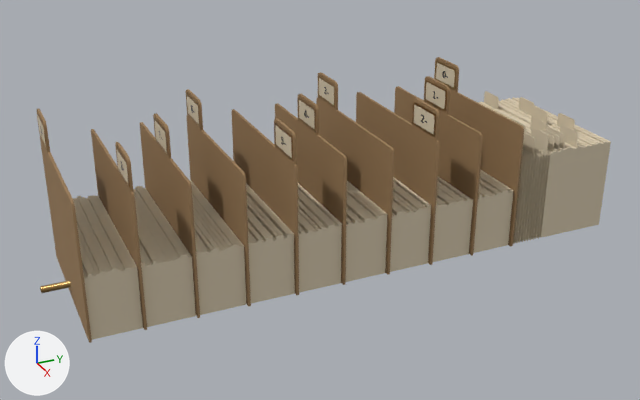
The glTF model game/assets/models/catalogue_tray.glb, before and after one commit.
Camera for both pictures: a 50 mm lens placed at (0.572, -0.224, 0.325), pointed at (0.007, 0.03, 0.042). The axes (+X, +Y, +Z) are drawn at lower left. The lights are the same throughout. The picture after the commit comes second. Vertices at exactly the same position are counted once.

The scene before the commit, as lines of its bpy script (objects in view):
```python
ob_cards_filler = bpy.data.objects.new('cards_filler', me_cards_filler)
ob_cards_filler.location = (0.0, 0.0, 0.0)
ob_ia_divider_0 = bpy.data.objects.new('IA_divider_0', me_ia_divider_0)
ob_ia_divider_0.location = (0.0, 0.17, 0.0)
ob_ia_divider_1 = bpy.data.objects.new('IA_divider_1', me_ia_divider_1)
ob_ia_divider_1.location = (0.0, 0.1333, 0.0)
ob_ia_divider_2 = bpy.data.objects.new('IA_divider_2', me_ia_divider_2)
ob_ia_divider_2.location = (0.0, 0.0967, 0.0)
ob_ia_divider_3 = bpy.data.objects.new('IA_divider_3', me_ia_divider_3)
ob_ia_divider_3.location = (0.0, 0.06, 0.0)
ob_ia_divider_4 = bpy.data.objects.new('IA_divider_4', me_ia_divider_4)
ob_ia_divider_4.location = (0.0, 0.0233, 0.0)
ob_ia_divider_5 = bpy.data.objects.new('IA_divider_5', me_ia_divider_5)
ob_ia_divider_5.location = (0.0, -0.0133, 0.0)
ob_ia_divider_6 = bpy.data.objects.new('IA_divider_6', me_ia_divider_6)
ob_ia_divider_6.location = (0.0, -0.05, 0.0)
ob_ia_divider_8 = bpy.data.objects.new('IA_divider_8', me_ia_divider_8)
ob_ia_divider_8.location = (0.0, -0.1233, 0.0)
# also in view: 'IA_divider_9' at (0.0, -0.16, 0.061); 'IA_divider_7' at (0.0, -0.087, 0.061)
```
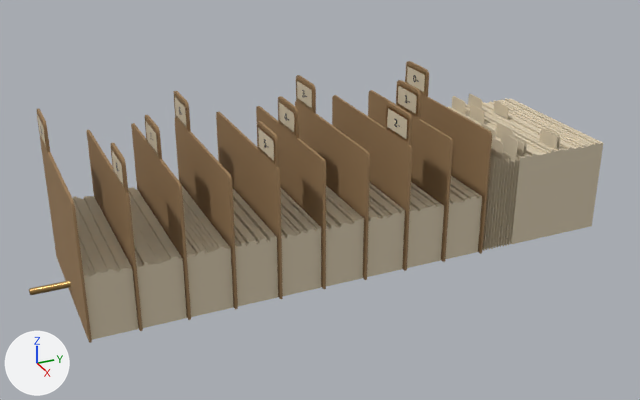
What differs and where, as boxes (x1, y1, x2, y2) in the pictures (640 x 400 px; the box of a moved part takes in the faces that stretch with it):
'cards_filler', reshaped
    before: (73, 91, 611, 340)
    after: (73, 94, 603, 340)
'IA_divider_2', moved
    before: (356, 92, 440, 265)
    after: (332, 95, 412, 271)
'IA_divider_3', moved
    before: (316, 72, 394, 275)
    after: (295, 75, 370, 280)
'IA_divider_0', moved
    before: (434, 57, 524, 246)
    after: (405, 61, 492, 254)
'IA_divider_1', moved
    before: (394, 76, 483, 256)
    after: (368, 80, 453, 262)
'IA_divider_5', moved
    before: (231, 109, 299, 295)
    after: (216, 112, 283, 299)
'IA_divider_4', moved
    before: (275, 94, 347, 285)
    after: (256, 96, 326, 289)
'IA_divider_6', moved
    before: (186, 89, 251, 307)
    after: (174, 91, 238, 309)
'IA_divider_7', moved
    before: (140, 113, 200, 318)
    after: (131, 115, 191, 320)
'IA_divider_8', moved
    before: (91, 129, 147, 330)
    after: (87, 130, 143, 331)
part 1 of me_cards_filler, moved or reshaped
    before: (519, 97, 535, 115)
    after: (493, 101, 509, 120)
part 2 of me_cards_filler, moved or reshaped
    before: (539, 130, 555, 151)
    after: (540, 128, 558, 150)
part 3 of me_cards_filler, moved or reshaped
    before: (484, 91, 499, 110)
    after: (468, 94, 482, 110)
part 4 of me_cards_filler, moved or reshaped
    before: (531, 106, 548, 123)
    after: (470, 105, 484, 124)
part 5 of me_cards_filler, moved or reshaped
    before: (530, 117, 548, 131)
    after: (452, 96, 466, 115)
part 6 of me_cards_filler, moved or reshaped
    before: (548, 127, 565, 149)
    after: (496, 123, 513, 139)
part 7 of me_cards_filler, moved or reshaped
    before: (560, 125, 578, 147)
    after: (510, 134, 527, 155)
part 8 of me_cards_filler, moved or reshaped
    before: (557, 113, 575, 130)
    after: (508, 135, 524, 157)
part 9 of me_cards_filler, rebuilt
    before: (390, 177, 431, 272)
    after: (407, 182, 444, 268)
part 10 of me_cards_filler, rebuilt (9% narrower)
    before: (189, 180, 246, 315)
    after: (182, 186, 234, 317)
part 11 of me_cards_filler, added (beige)
    after: (367, 183, 405, 277)
part 12 of me_cards_filler, moved or reshaped
    before: (74, 97, 611, 327)
    after: (73, 99, 603, 330)

The change, as a list of edits to the scene's bpy script:
```text
Change me_cards_filler:
    used by ob_cards_filler; location = (0.0, 0.0, 0.0)
    remove me_cards_filler.from_pydata(...)  # 752 vertices, 1428 faces; spans x -0.062..0.062, y -0.159..0.259, z 0.0..0.086
    add me_cards_filler.from_pydata(...)  # 748 vertices, 1420 faces; spans x -0.062..0.062, y -0.159..0.252, z 0.0..0.086
    me_cards_filler part 1: the loose piece of 16 vertices spanning x -0.036..-0.014, y 0.241, z 0.071..0.085 is moved by (0.0, -0.027, 0.0)
    me_cards_filler part 2: the loose piece of 16 vertices spanning x 0.04..0.06, y 0.204, z 0.071..0.085 is moved by (0.0, 0.003, 0.001)
    me_cards_filler part 3: the loose piece of 16 vertices spanning x -0.06..-0.04, y 0.221, z 0.072..0.086 is moved by (0.0, -0.017, 0.0)
    me_cards_filler part 4: the loose piece of 16 vertices spanning x -0.01..0.01, y 0.236, z 0.071..0.085 is moved by (-0.025, -0.046, 0.0)
    me_cards_filler part 5: the loose piece of 16 vertices spanning x 0.014..0.036, y 0.216, z 0.072..0.086 is moved by (-0.075, -0.029, -0.001)
    me_cards_filler part 6: the loose piece of 16 vertices spanning x 0.04..0.06, y 0.214, z 0.072..0.086 is moved by (-0.025, -0.031, 0.0)
    me_cards_filler part 7: the loose piece of 16 vertices spanning x 0.04..0.06, y 0.226, z 0.072..0.086 is moved by (0.0, -0.048, 0.0)
    me_cards_filler part 8: the loose piece of 16 vertices spanning x 0.014..0.036, y 0.243, z 0.072..0.086 is moved by (0.025, -0.068, -0.001)
    me_cards_filler part 9: the loose piece of 56 vertices spanning x -0.062..0.062, y 0.061..0.095, z 0.0..0.049 is rebuilt with 52 vertices and now spans x -0.062..0.062, y 0.076..0.107, z 0.0..0.048
    me_cards_filler part 10: the loose piece of 56 vertices spanning x -0.062..0.062, y -0.085..-0.051, z 0.0..0.049 is rebuilt with 52 vertices and now spans x -0.062..0.062, y -0.092..-0.061, z 0.0..0.049
    me_cards_filler part 11: a new loose piece of 52 vertices spanning x -0.062..0.062, y 0.042..0.073, z 0.0..0.049, in mat_m_paper (beige #d9cbb0)
    me_cards_filler part 12: 18 vertices moved within x -0.062..0.062, y -0.117..0.252, z 0.046..0.085; 428 vertices removed from x -0.062..0.062, y -0.159..0.259, z 0.0..0.085; 380 vertices added at x -0.062..0.062, y -0.159..0.252, z 0.0..0.085
Change ob_ia_divider_0:
    ob_ia_divider_0.location: (0.0, 0.17, 0.0) -> (0.0, 0.1415, 0.0)
Change ob_ia_divider_1:
    ob_ia_divider_1.location: (0.0, 0.1333, 0.0) -> (0.0, 0.108, 0.0)
Change ob_ia_divider_2:
    ob_ia_divider_2.location: (0.0, 0.0967, 0.0) -> (0.0, 0.0745, 0.0)
Change ob_ia_divider_3:
    ob_ia_divider_3.location: (0.0, 0.06, 0.0) -> (0.0, 0.041, 0.0)
Change ob_ia_divider_4:
    ob_ia_divider_4.location: (0.0, 0.0233, 0.0) -> (0.0, 0.0075, 0.0)
Change ob_ia_divider_5:
    ob_ia_divider_5.location: (0.0, -0.0133, 0.0) -> (0.0, -0.026, 0.0)
Change ob_ia_divider_6:
    ob_ia_divider_6.location: (0.0, -0.05, 0.0) -> (0.0, -0.0595, 0.0)
Change ob_ia_divider_7:
    ob_ia_divider_7.location: (0.0, -0.0867, 0.0) -> (0.0, -0.093, 0.0)
Change ob_ia_divider_8:
    ob_ia_divider_8.location: (0.0, -0.1233, 0.0) -> (0.0, -0.1265, 0.0)
```
